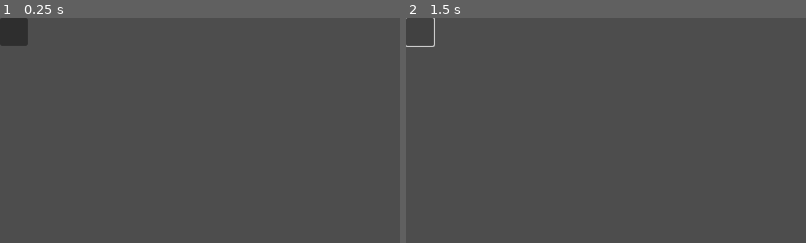
Above: before the commit, frames 1-2 (left to right).
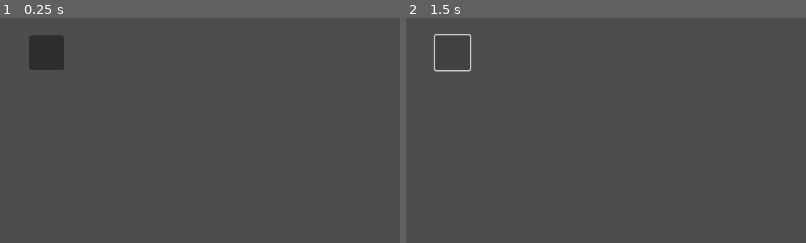
Above: after the commit, the same moments.

Repository: realJonathanZ/Godot-UI-archive
Game: Godot game, scene res://scenes/in_game_ui.tscn
Two runs of this game, one before a commit and one after it. Both use one fixed random seed, a clock stepped at 60 frames per second and the inputs below. The project has no main scene, so this scene is started directly.
Inputs (mouse positions are % of the whole screen's width and height, from its top left; square brackets give the same spot before the commit, where the layout moved):
- Up to frame 1 (0.25 s): no input
- Up to frame 2 (1.5 s): click (6, 8) [2, 3] at 0.5 s; click (6, 8) [2, 3] at 1.25 s
The pictures show only the part of the screen within x 0-50%, y 0-50%; the shares and areas given below are measured in that part.

The runs differ from the first frame. In frame 1, 2.2% of the frame differs, in the area x 0-16%, y 0-24%; in frame 2, 0.3%.

Commit message:
Layout - Custom minimize size + ContainerSizing(kind of stretch rule) on the child, to make the button child resizeable in the margin container

Diff:
--- a/scenes/in_game_ui.tscn
+++ b/scenes/in_game_ui.tscn
@@ -8,8 +8,11 @@
 
 [node name="MarginContainer" type="MarginContainer" parent="."]
 layout_mode = 0
-offset_right = 40.0
-offset_bottom = 40.0
+offset_right = 134.0
+offset_bottom = 100.0
 
 [node name="Button" type="Button" parent="MarginContainer"]
+custom_minimum_size = Vector2(50, 50)
 layout_mode = 2
+size_flags_horizontal = 4
+size_flags_vertical = 4
